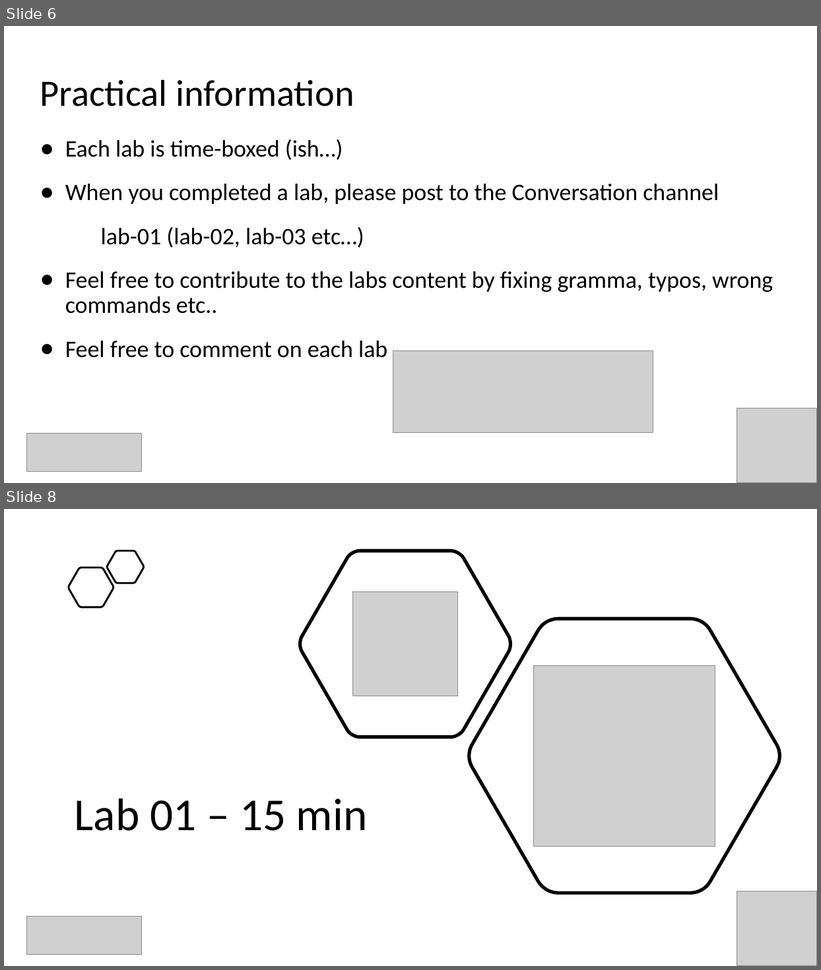
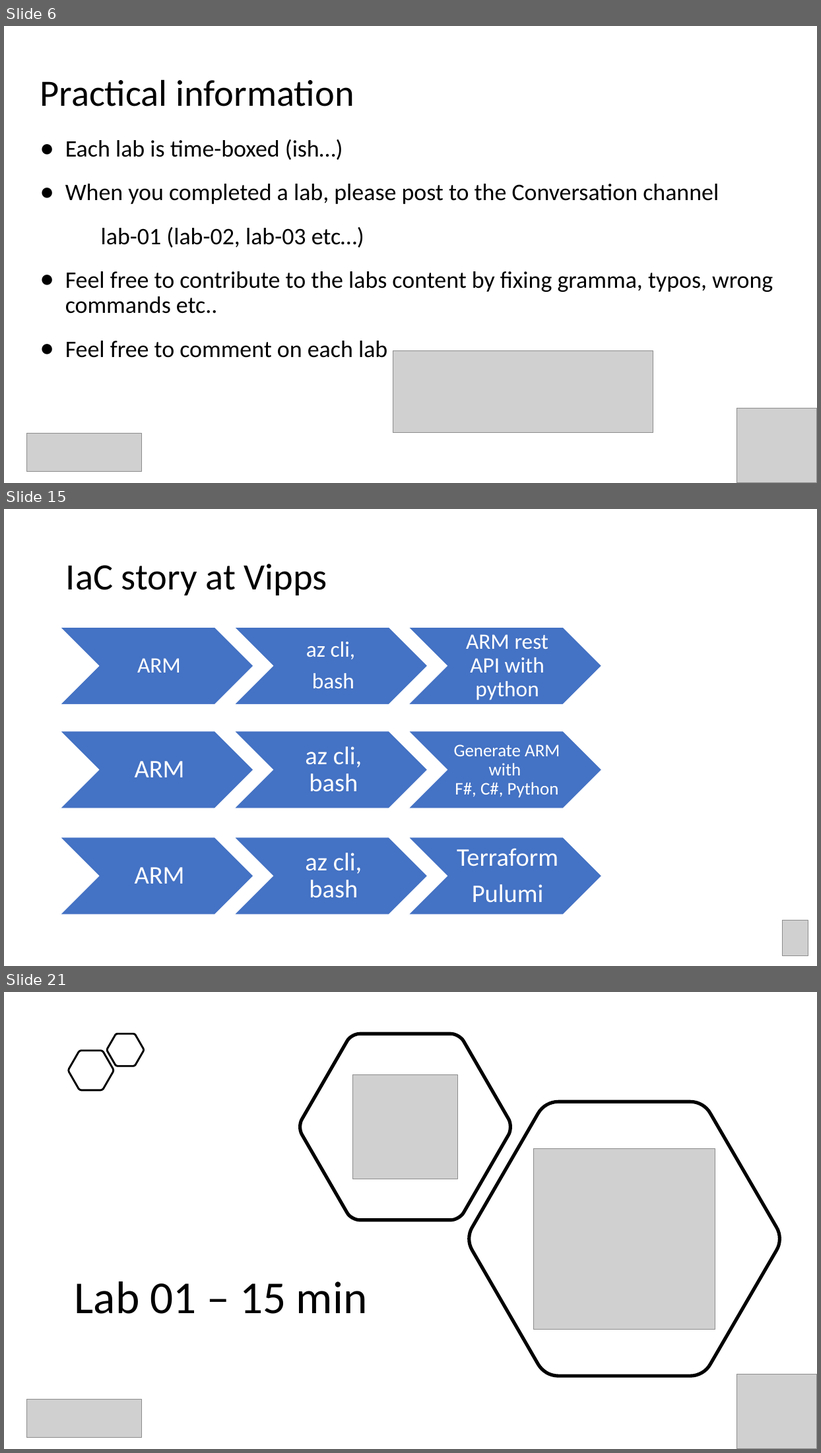
Before and after one commit to evgenyb/aks-workshops, a slide deck: 03-immutable-aks-infrastructure-with-bicep/slides/Immutable AKS Infrastructure with Bicep.pptx. Shown one above the other, each under a label of ours: slides 6 and 8 before the commit, slides 6, 15 and 21 after it; the slides between them are not shown. The pictures are 821x970 and 821x1453 pixels, drawn with LibreOffice and Linux fonts; fonts in the diff are those of the drawing; grey boxes stand for pictures. Boxes give left, top, right and bottom in pixels: in the first picture for what was removed or moved away, otherwise in the second. Text is boxed around its words. In the diff, an @@ line names an element or a change of style, - is before the commit and + after.

```diff
--- a/03-immutable-aks-infrastructure-with-bicep/slides/Immutable AKS Infrastructure with Bicep.pptx
+++ b/03-immutable-aks-infrastructure-with-bicep/slides/Immutable AKS Infrastructure with Bicep.pptx
@@ slide 15 added at <box>4,509,817,966</box>, background #FFFFFF @@
@@ title added at <box>66,564,327,595</box>, 44 pt, text #000000 @@
+IaC story at Vipps
@@ group added at <box>60,627,602,705</box>: 3 chevrons, 3 texts @@
+ARM
+az cli,
+bash
+ARM rest API with python
@@ group added at <box>60,731,602,809</box>: 3 chevrons, 3 texts @@
+ARM
+az cli, bash
+Generate ARM with
+F#, C#, Python
@@ group added at <box>60,838,602,916</box>: 3 chevrons, 3 texts @@
+ARM
+az cli, bash
+Terraform
+Pulumi
@@ picture added at <box>782,921,808,956</box> @@
@@ what was slide 8 is now slide 21 @@
```
Also in this commit, not shown: 29 other slides added, 4 other files.
